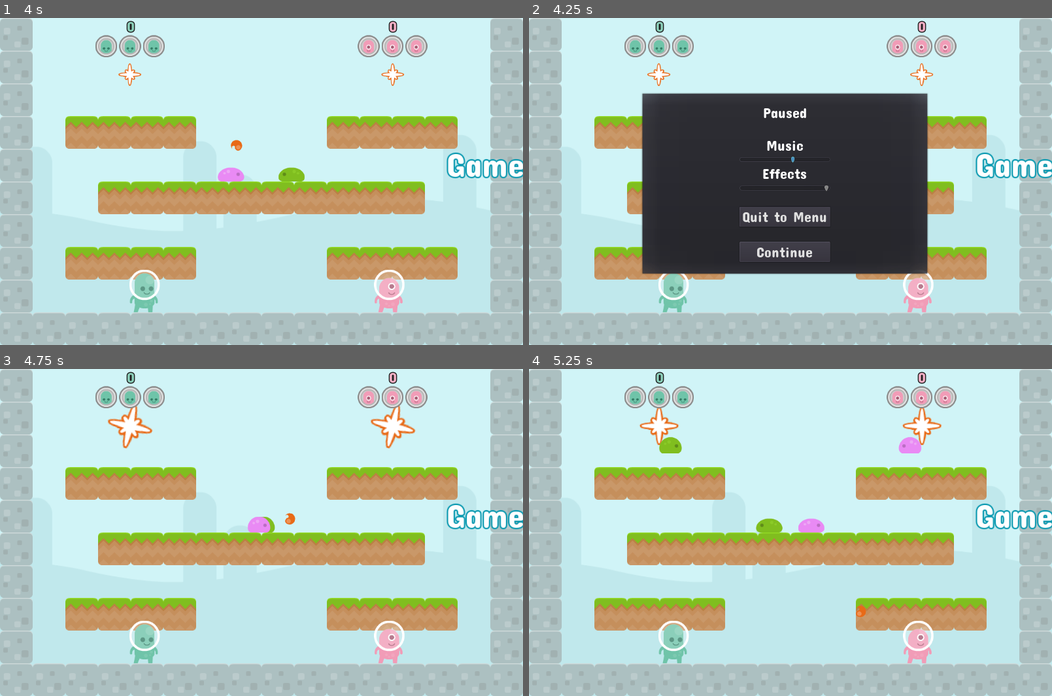
Above: before the commit, frames 1-4 (two rows, left to right).
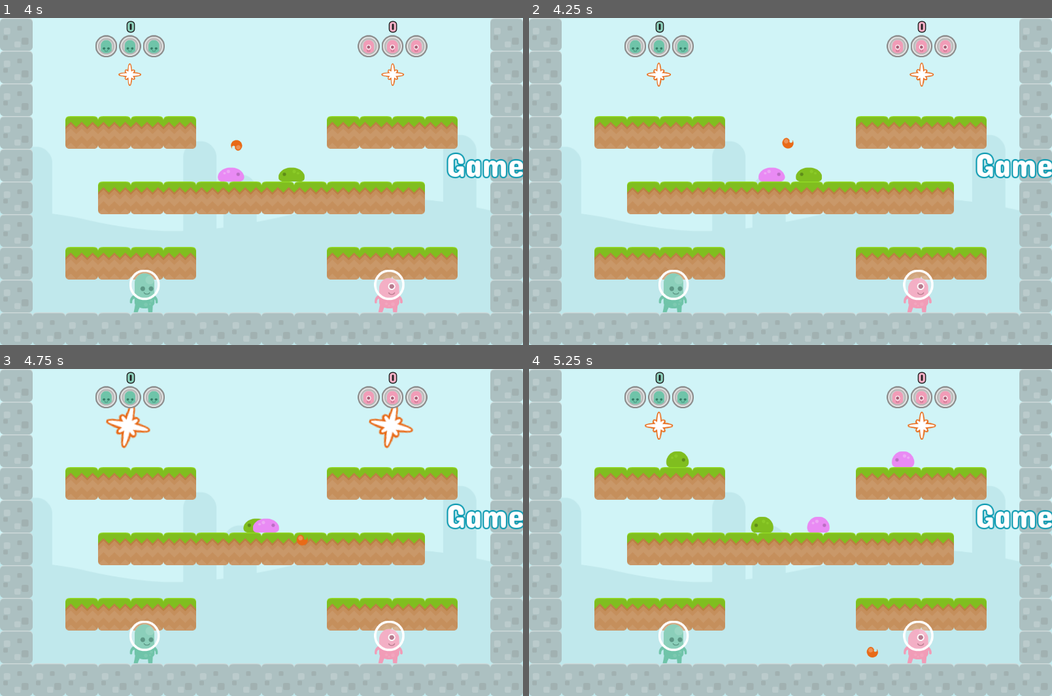
Above: after the commit, the same moments.

Repository: doctor-g/AltNaGaDeMon2021
Game: Godot game, scene res://World/World.tscn
The game is run twice, just before and just after one commit, with the same random seed, the same clock (stepped at 60 frames per second) and the same inputs.
Inputs (mouse positions are in pixels of both pictures, inside the frame that each line leads up to):
- Up to frame 1 (4 s): no input
- Up to frame 2 (4.25 s): tap P (pause) at 4.15 s
- Up to frame 3 (4.75 s): click (256, 604) at 4.25 s, where only the run before the commit has a clickable "Continue"
- Up to frame 4 (5.25 s): no input

Frame 1 is identical in both runs. In frame 2, 30% of the frame differs, in the area x 21-78%, y 13-79%; in frame 3, 1.0%; in frame 4, 1.6%.

Commit message:
Add audio options to main menu

Diff:
--- a/project/Screens/MainMenu.gd
+++ b/project/Screens/MainMenu.gd
@@ -1,6 +1,8 @@
 extends Control
 
 const _WORLD := preload("res://World/World.tscn")
+
+onready var _options_menu := $OptionsMenu
 
 
 func _ready():
@@ -21,3 +23,7 @@
 	world.num_players = num_players
 	get_tree().get_root().add_child(world)
 	get_tree().get_root().remove_child(self)
+
+
+func _on_OptionsButton_pressed():
+	_options_menu.show_modal(true)
--- a/project/Screens/MainMenu.tscn
+++ b/project/Screens/MainMenu.tscn
@@ -1,9 +1,10 @@
-[gd_scene load_steps=6 format=2]
+[gd_scene load_steps=7 format=2]
 
 [ext_resource path="res://Common/ui_theme.tres" type="Theme" id=1]
 [ext_resource path="res://Screens/MainMenu.gd" type="Script" id=2]
 [ext_resource path="res://Screens/menu.ogg" type="AudioStream" id=3]
 [ext_resource path="res://Screens/title_font.tres" type="DynamicFontData" id=4]
+[ext_resource path="res://UI/OptionsMenu.tscn" type="PackedScene" id=5]
 
 [sub_resource type="DynamicFont" id=1]
 size = 84
@@ -24,10 +25,10 @@
 anchor_top = 1.0
 anchor_right = 0.5
 anchor_bottom = 1.0
-margin_left = -87.0
-margin_top = -191.0
-margin_right = 87.0
-margin_bottom = -91.0
+margin_left = -102.0
+margin_top = -264.0
+margin_right = 102.0
+margin_bottom = -108.0
 custom_constants/separation = 12
 alignment = 1
 __meta__ = {
@@ -35,15 +36,21 @@
 }
 
 [node name="Start1PButton" type="Button" parent="ButtonBox"]
-margin_right = 174.0
+margin_right = 204.0
 margin_bottom = 44.0
 text = "One Player"
 
 [node name="Start2PButton" type="Button" parent="ButtonBox"]
 margin_top = 56.0
-margin_right = 174.0
+margin_right = 204.0
 margin_bottom = 100.0
 text = "Two Players"
+
+[node name="OptionsButton" type="Button" parent="ButtonBox"]
+margin_top = 112.0
+margin_right = 204.0
+margin_bottom = 156.0
+text = "Audio Options"
 
 [node name="Music" type="AudioStreamPlayer" parent="."]
 stream = ExtResource( 3 )
@@ -69,5 +76,12 @@
 custom_fonts/font = SubResource( 1 )
 text = "Globbo"
 
+[node name="OptionsMenu" parent="." instance=ExtResource( 5 )]
+anchor_left = 0.0
+anchor_top = 0.0
+anchor_right = 1.0
+anchor_bottom = 1.0
+
 [connection signal="pressed" from="ButtonBox/Start1PButton" to="." method="_on_Start1PButton_pressed"]
 [connection signal="pressed" from="ButtonBox/Start2PButton" to="." method="_on_Start2PButton_pressed"]
+[connection signal="pressed" from="ButtonBox/OptionsButton" to="." method="_on_OptionsButton_pressed"]
--- /dev/null
+++ b/project/UI/OptionsMenu.tscn
@@ -0,0 +1,61 @@
+[gd_scene load_steps=4 format=2]
+
+[ext_resource path="res://Common/ui_theme.tres" type="Theme" id=1]
+[ext_resource path="res://UI/PauseMenu.gd" type="Script" id=2]
+[ext_resource path="res://UI/GameOptions.tscn" type="PackedScene" id=3]
+
+[node name="OptionsMenu" type="PopupDialog"]
+pause_mode = 2
+anchor_left = 0.214286
+anchor_top = 0.227143
+anchor_right = 0.764286
+anchor_bottom = 0.785714
+theme = ExtResource( 1 )
+script = ExtResource( 2 )
+__meta__ = {
+"_edit_use_anchors_": true
+}
+
+[node name="CenterContainer" type="CenterContainer" parent="."]
+anchor_right = 1.0
+anchor_bottom = 1.0
+margin_left = 24.0
+margin_top = 24.0
+margin_right = -24.0
+margin_bottom = -24.0
+__meta__ = {
+"_edit_use_anchors_": false
+}
+
+[node name="VBoxContainer" type="VBoxContainer" parent="CenterContainer"]
+margin_left = 231.0
+margin_top = 38.0
+margin_right = 336.0
+margin_bottom = 304.0
+custom_constants/separation = 32
+__meta__ = {
+"_edit_use_anchors_": false
+}
+
+[node name="Label" type="Label" parent="CenterContainer/VBoxContainer"]
+margin_right = 105.0
+margin_bottom = 38.0
+text = "Audio Options"
+align = 1
+
+[node name="GameOptions" parent="CenterContainer/VBoxContainer" instance=ExtResource( 3 )]
+anchor_right = 0.0
+anchor_bottom = 0.0
+margin_top = 70.0
+margin_right = 105.0
+margin_bottom = 190.0
+size_flags_vertical = 3
+alignment = 1
+
+[node name="OkButton" type="Button" parent="CenterContainer/VBoxContainer"]
+margin_top = 222.0
+margin_right = 105.0
+margin_bottom = 266.0
+text = "OK"
+
+[connection signal="pressed" from="CenterContainer/VBoxContainer/OkButton" to="." method="_on_OkButton_pressed"]
--- a/project/UI/PauseMenu.gd
+++ b/project/UI/PauseMenu.gd
@@ -1,36 +1,4 @@
 extends PopupDialog
 
-export var enabled := true setget _set_enabled
-
-func _set_enabled(value:bool)->void:
-	enabled = value
-	set_process_unhandled_input(enabled)
-
-
-func _unhandled_input(event):
-	if event.is_action_pressed("pause"):
-		if get_tree().paused:
-			_unpause()
-		else:
-			_pause()
-
-
-func _pause():
-	popup()
-	get_tree().paused = true
-
-
-func _unpause():
-	visible=false
-	get_tree().paused = false
-
-
-func _on_ContinueButton_pressed():
-	_unpause()
-
-
-func _on_QuitButton_pressed():
-	_unpause()
-	get_tree().call_group("world", "queue_free")
-	# warning-ignore:return_value_discarded
-	get_tree().change_scene_to(load("res://Screens/MainMenu.tscn"))
+func _on_OkButton_pressed():
+	visible = false
